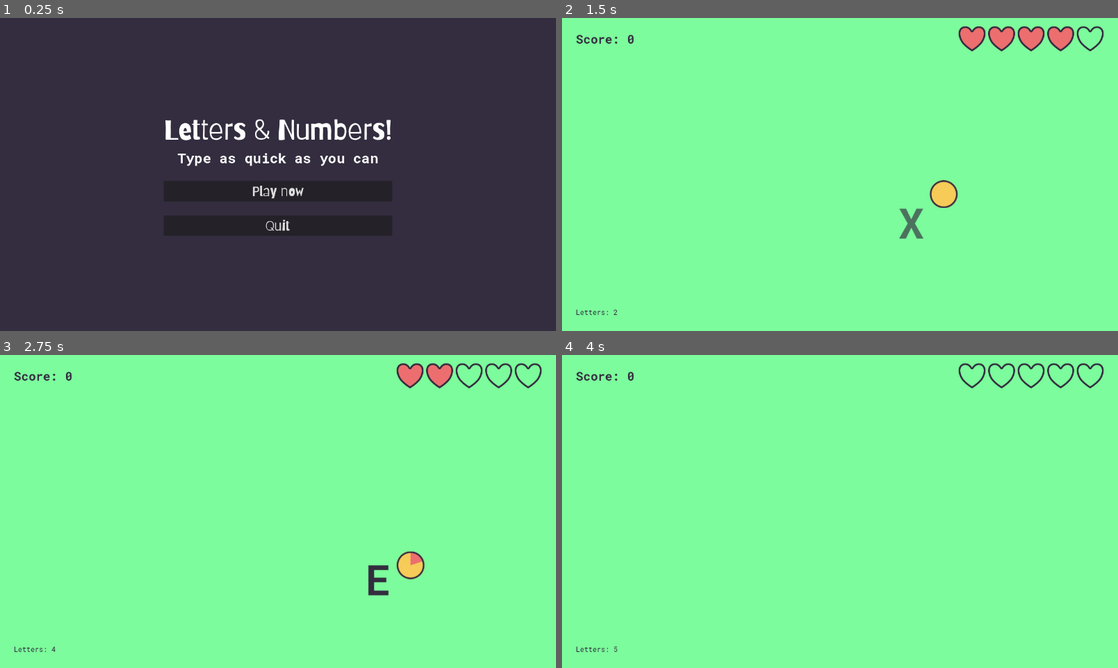
Above: before the commit, frames 1-4 (two rows, left to right).
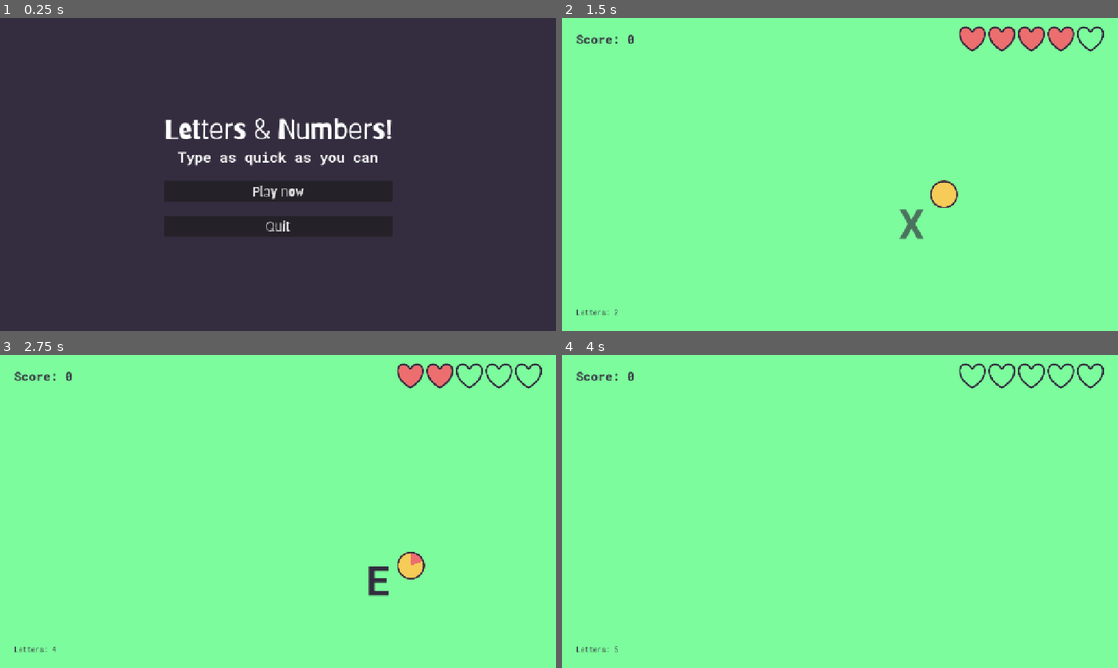
Above: after the commit, the same moments.

Repository: dewald-els/-beginners_jam_march25_reflections
Game: Godot game, scene res://scenes/main_menu/main_menu.tscn
Two runs of this game, one before a commit and one after it. Both use one fixed random seed, a clock stepped at 60 frames per second and the inputs below.
Inputs:
- Up to frame 1 (0.25 s): no input
- Up to frame 2 (1.5 s): click "Play now" at 0.5 s; tap Enter at 1.25 s; tap Z at 1.35 s
- Up to frame 3 (2.75 s): tap Space at 2 s; hold A from 2.03 s (still down); tap 0 at 2.1 s
- Up to frame 4 (4 s): tap Enter at 2.75 s; release A at 2.78 s; tap 9 at 2.85 s; tap Space at 3.5 s; tap Z at 3.6 s

The runs differ from the first frame. In frame 1, 1.3% of the frame differs, in the area x 29-71%, y 32-69%; in frame 2, 0.7%; in frame 3, 0.7%; in frame 4, 0.5%.

Commit message:
feat: Make BGPanel a tool, export template, resize canvas items

Diff:
--- a/reflections/project.godot
+++ b/reflections/project.godot
@@ -23,6 +23,7 @@
 
 window/size/viewport_width=1280
 window/size/viewport_height=720
+window/stretch/mode="canvas_items"
 
 [rendering]
 
--- a/reflections/scenes/backgrounds/background.gd
+++ b/reflections/scenes/backgrounds/background.gd
@@ -1,3 +1,5 @@
+@tool
+
 class_name BackgroundPanel
 extends Panel
 
--- a/reflections/scenes/backgrounds/green_background.tscn
+++ b/reflections/scenes/backgrounds/green_background.tscn
@@ -3,7 +3,7 @@
 [ext_resource type="Script" uid="uid://bq2h6kqnmvono" path="res://scenes/backgrounds/background.gd" id="1_ym55g"]
 
 [sub_resource type="StyleBoxFlat" id="StyleBoxFlat_lfrn8"]
-bg_color = Color(0.486275, 0.988235, 0.611765, 1)
+bg_color = Color(0.2, 0.176471, 0.247059, 1)
 
 [node name="Background" type="Panel"]
 anchors_preset = 15
--- a/reflections/scenes/game/game.tscn
+++ b/reflections/scenes/game/game.tscn
@@ -6,6 +6,9 @@
 [ext_resource type="PackedScene" uid="uid://bv4io1auum1mr" path="res://scenes/backgrounds/green_background.tscn" id="3_5i0tg"]
 [ext_resource type="Theme" uid="uid://3epe1etkbtt2" path="res://assets/themes/base_theme.tres" id="3_kelw5"]
 [ext_resource type="FontFile" uid="uid://dk53ru1bo0a5f" path="res://assets/fonts/RobotoMono-VariableFont_wght.ttf" id="4_lfrn8"]
+
+[sub_resource type="StyleBoxFlat" id="StyleBoxFlat_5i0tg"]
+bg_color = Color(0.486275, 0.988235, 0.611765, 1)
 
 [sub_resource type="FontVariation" id="FontVariation_5i0tg"]
 base_font = ExtResource("4_lfrn8")
@@ -19,6 +22,7 @@
 initial_letter_interval = 4.0
 
 [node name="GreenBackground" parent="." instance=ExtResource("3_5i0tg")]
+theme_override_styles/panel = SubResource("StyleBoxFlat_5i0tg")
 
 [node name="HUD" type="CanvasLayer" parent="."]
 
--- a/reflections/scenes/main_menu/main_menu.tscn
+++ b/reflections/scenes/main_menu/main_menu.tscn
@@ -1,10 +1,13 @@
-[gd_scene load_steps=8 format=3 uid="uid://d3afwas4v778r"]
+[gd_scene load_steps=9 format=3 uid="uid://d3afwas4v778r"]
 
 [ext_resource type="Script" uid="uid://2b0446cne36e" path="res://scenes/main_menu/main_menu.gd" id="1_fsom3"]
 [ext_resource type="Theme" uid="uid://3epe1etkbtt2" path="res://assets/themes/base_theme.tres" id="2_0ebjn"]
 [ext_resource type="PackedScene" uid="uid://c5el11dc5spcf" path="res://scenes/game/game.tscn" id="2_uqeha"]
 [ext_resource type="FontFile" uid="uid://dk53ru1bo0a5f" path="res://assets/fonts/RobotoMono-VariableFont_wght.ttf" id="3_ob46e"]
 [ext_resource type="PackedScene" uid="uid://bv4io1auum1mr" path="res://scenes/backgrounds/green_background.tscn" id="3_wem23"]
+
+[sub_resource type="StyleBoxFlat" id="StyleBoxFlat_3ovsr"]
+bg_color = Color(0.2, 0.176471, 0.247059, 1)
 
 [sub_resource type="StyleBoxFlat" id="StyleBoxFlat_wem23"]
 bg_color = Color(0.2, 0.176471, 0.247059, 1)
@@ -20,6 +23,7 @@
 main_game_scene = ExtResource("2_uqeha")
 
 [node name="GreenBackground" parent="." instance=ExtResource("3_wem23")]
+theme_override_styles/panel = SubResource("StyleBoxFlat_3ovsr")
 colour = 7
 
 [node name="MarginContainer" type="MarginContainer" parent="."]
Not shown, added: reflections/export_presets.cfg
Not shown: 1 places in reflections/scenes/game/game.tscn that only renumber resources
